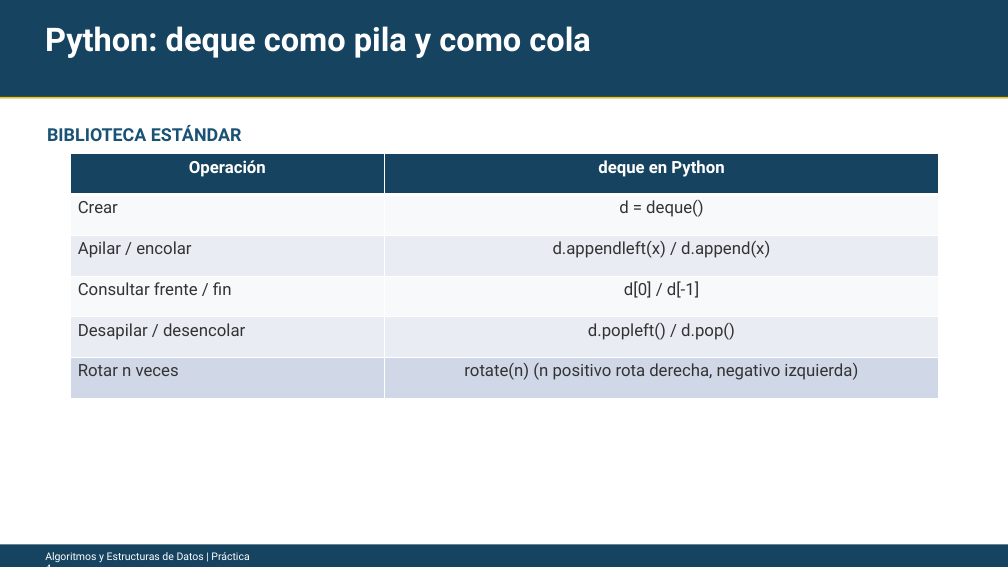
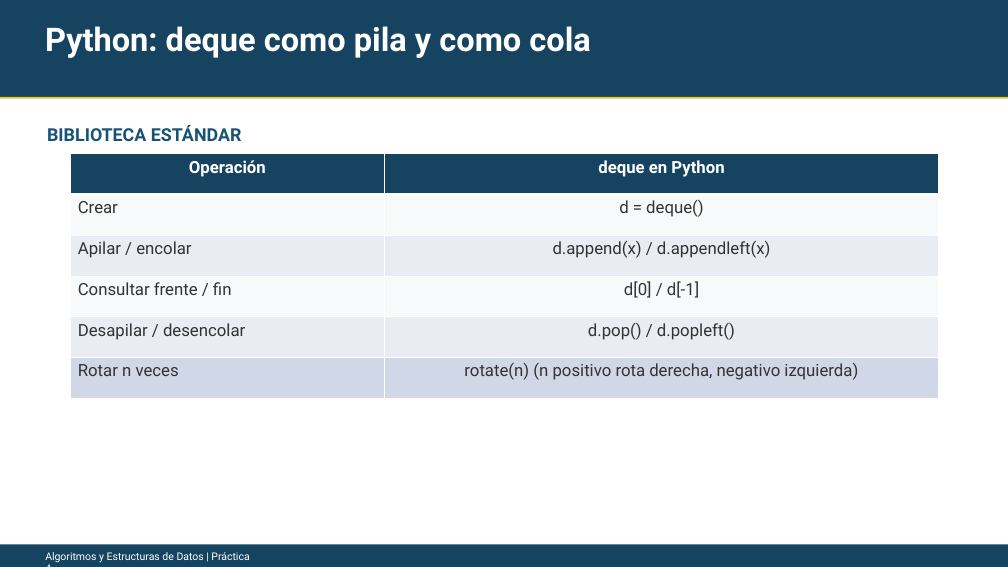
Before and after one commit to 2026-AED1/04Practica-PilasColas, a slide deck: slide 6 of diapositivas/Practica4_PilasColas.pptx. Drawn at 1008x567 pixels with LibreOffice and Linux fonts; fonts in the diff are those of the drawing. Boxes give left, top, right and bottom in pixels: in the first picture for what was removed or moved away, otherwise in the second. Text is boxed around its words. In the diff, an @@ line names an element or a change of style, - is before the commit and + after.

Commit message:
pop/popleft

```diff
--- a/diapositivas/Practica4_PilasColas.pptx
+++ b/diapositivas/Practica4_PilasColas.pptx
@@ table at [70,154,939,398] @@
-row 3, column 2: d.appendleft(x) / d.append(x)
+row 3, column 2: d.append(x) / d.appendleft(x)
-row 5, column 2: d.popleft() / d.pop()
+row 5, column 2: d.pop() / d.popleft()
```
